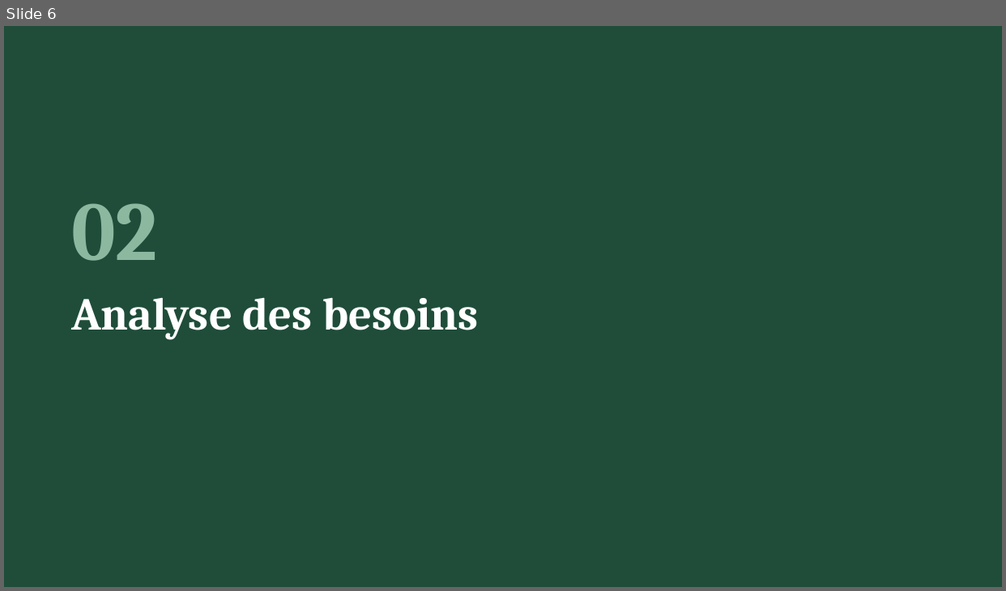
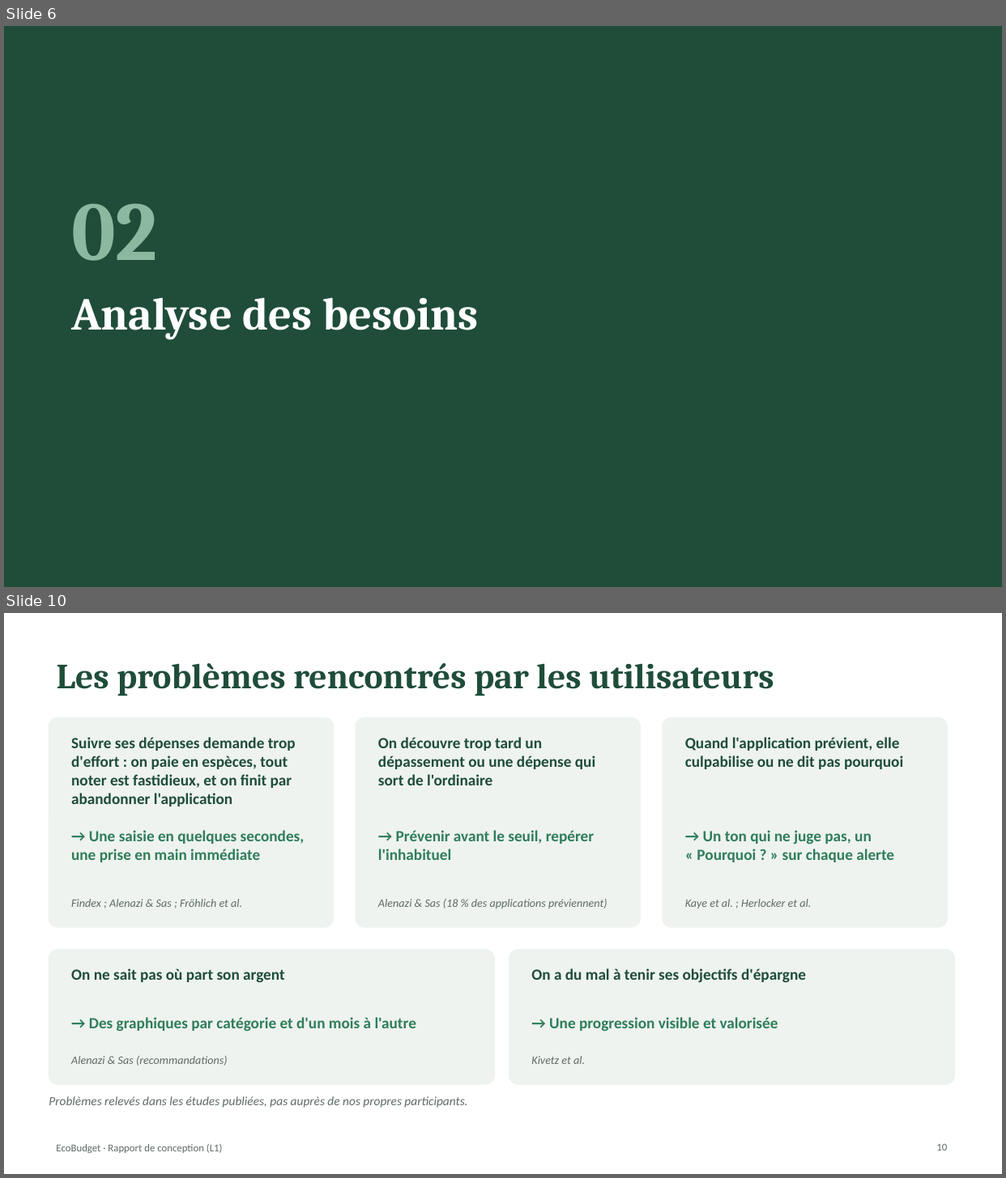
Before and after one commit to kaderouadahi/EcoBudget, a slide deck: livrables/L1_conception.pptx. Shown one above the other, each under a label of ours: slide 6 before the commit, slides 6 and 10 after it; the slides between them are not shown. The pictures are 1006x591 and 1006x1178 pixels, drawn with LibreOffice and Linux fonts; fonts in the diff are those of the drawing. Boxes give left, top, right and bottom in pixels: in the first picture for what was removed or moved away, otherwise in the second. Text is boxed around its words. In the diff, an @@ line names an element or a change of style, - is before the commit and + after.

Commit message:
Personas 1, 2 et 3 fait
Personas 1,2 et 3 ajoutés au rapport de conception + Analyse des besoins mise à jour (forme + problématique)

```diff
--- a/livrables/L1_conception.pptx
+++ b/livrables/L1_conception.pptx
@@ slide 10 added at box(4, 613, 1002, 1174), background #FFFFFF @@
@@ title added at box(57, 663, 774, 696), 34 pt, text #1F4D3A, bold @@
+Les problèmes rencontrés par les utilisateurs
@@ rounded rectangle added at box(49, 717, 334, 927), fill #EEF3EF, outline #EEF3EF 1 pt @@
@@ rounded rectangle added at box(356, 717, 641, 927), fill #EEF3EF, outline #EEF3EF 1 pt @@
@@ rounded rectangle added at box(663, 717, 948, 927), fill #EEF3EF, outline #EEF3EF 1 pt @@
@@ text added at box(71, 737, 296, 807), 15 pt, text #1F4D3A, bold @@
+Suivre ses dépenses demande trop d'effort : on paie en espèces, tout noter est fastidieux, et on finit par abandonner l'application
@@ text added at box(378, 737, 595, 786), 15 pt, text #1F4D3A, bold @@
+On découvre trop tard un dépassement ou une dépense qui sort de l'ordinaire
@@ text added at box(685, 737, 903, 769), 15 pt, text #1F4D3A, bold @@
+Quand l'application prévient, elle culpabilise ou ne dit pas pourquoi
@@ text added at box(71, 830, 305, 862), 15 pt, text #2F7D5B, bold @@
+→ Une saisie en quelques secondes, une prise en main immédiate
@@ text added at box(378, 830, 594, 860), 15 pt, text #2F7D5B, bold @@
+→ Prévenir avant le seuil, repérer l'inhabituel
@@ text added at box(697, 830, 894, 862), 15 pt, text #2F7D5B, bold @@
+→ Un ton qui ne juge pas, un « Pourquoi ? » sur chaque alerte
@@ text added at box(71, 899, 242, 907), 11 pt, text #5F6B66, italic @@
+Findex ; Alenazi & Sas ; Fröhlich et al.
@@ text added at box(378, 899, 607, 909), 11 pt, text #5F6B66, italic @@
+Alenazi & Sas (18 % des applications préviennent)
@@ text added at box(685, 899, 811, 909), 11 pt, text #5F6B66, italic @@
+Kaye et al. ; Herlocker et al.
@@ rounded rectangle added at box(49, 950, 494, 1084), fill #EEF3EF, outline #EEF3EF 1 pt @@
@@ rounded rectangle added at box(509, 950, 955, 1084), fill #EEF3EF, outline #EEF3EF 1 pt @@
@@ text added at box(71, 969, 285, 983), 15 pt, text #1F4D3A, bold @@
+On ne sait pas où part son argent
@@ text added at box(531, 969, 806, 983), 15 pt, text #1F4D3A, bold @@
+On a du mal à tenir ses objectifs d'épargne
@@ text added at box(89, 1017, 416, 1032), 15 pt, text #2F7D5B, bold @@
+→ Des graphiques par catégorie et d'un mois à l'autre
@@ text added at box(549, 1017, 778, 1032), 15 pt, text #2F7D5B, bold @@
+→ Une progression visible et valorisée
@@ text added at box(71, 1056, 228, 1066), 11 pt, text #5F6B66, italic @@
+Alenazi & Sas (recommandations)
@@ text added at box(531, 1056, 585, 1064), 11 pt, text #5F6B66, italic @@
+Kivetz et al.
@@ text added at box(49, 1097, 467, 1108), 12 pt, text #5F6B66, italic @@
+Problèmes relevés dans les études publiées, pas auprès de nos propres participants.
@@ text added at box(56, 1144, 223, 1153), 10 pt, text #5F6B66 @@
+EcoBudget · Rapport de conception (L1)
@@ page number added at box(936, 1144, 947, 1151), 10 pt, text #5F6B66 @@
+10
```
Also in this commit, not shown: 8 slides changed, 7 other slides added, 3 slides removed, 5 other files.
